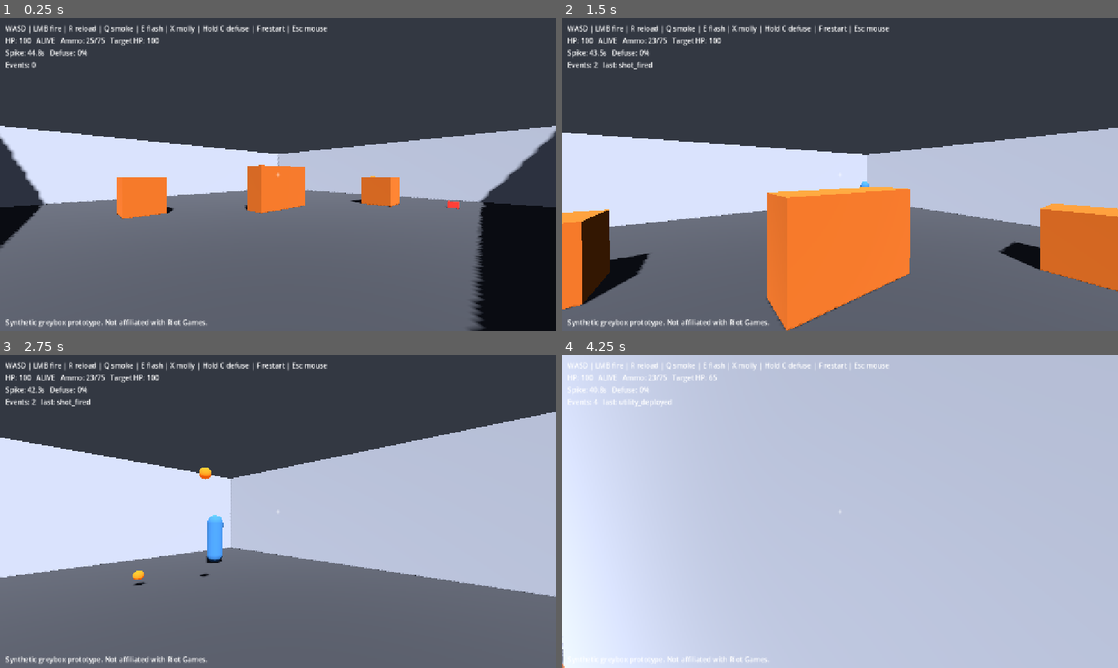
Above: before the commit, frames 1-4 (two rows, left to right).
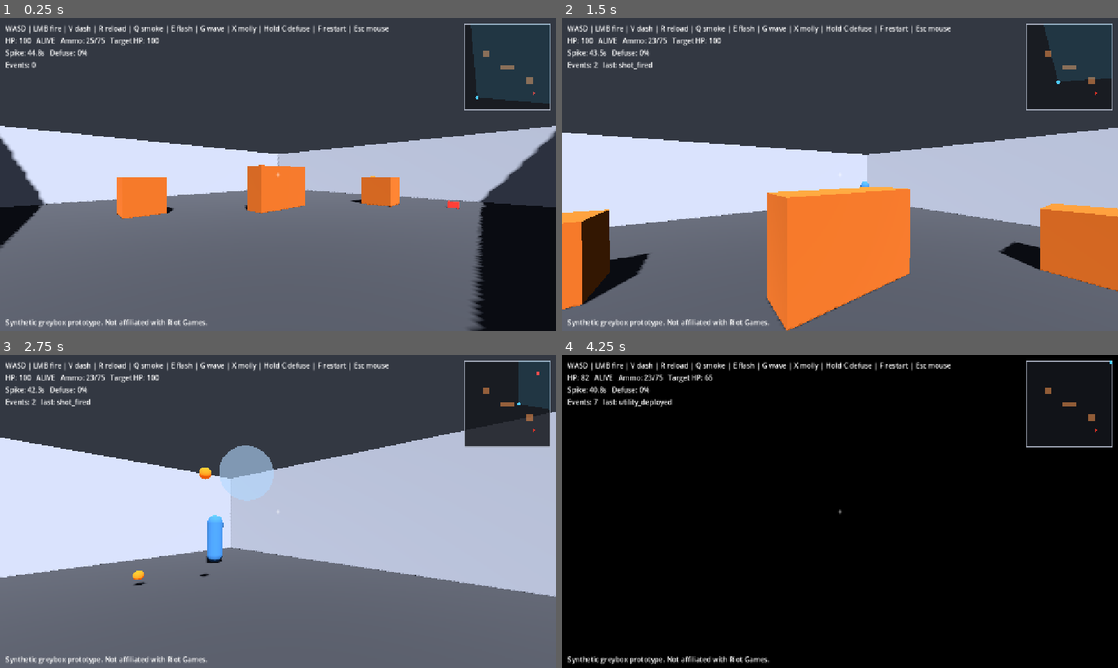
Above: after the commit, the same moments.

Repository: Wonho2007/callout-trainer
Game: Godot game, scene res://scenes/main.tscn
The game is run twice, just before and just after one commit, with the same random seed, the same clock (stepped at 60 frames per second) and the same inputs.
Inputs (mouse positions are in pixels of both pictures, inside the frame that each line leads up to):
- Up to frame 1 (0.25 s): no input
- Up to frame 2 (1.5 s): tap Enter at 0.5 s; move the mouse to (867, 174) at 0.52 s; hold C (defuse) 0.53-1.28 s; hold W (move_forward) from 0.53 s (still down); tap Space (jump) at 0.77, 1.07 s; click (867, 174) at 0.8 s; move the mouse to (812, 174) at 1.27 s; click (812, 174) at 1.35 s
- Up to frame 3 (2.75 s): keep holding W (move_forward); tap Space (jump) at 1.52, 1.82 s; tap X (throw_molly) at 1.55 s; move the mouse to (289, 505) at 2.02 s; hold X (throw_molly) from 2.03 s (still down); tap G (blind_wave, bound only after the commit) at 2.3 s
- Up to frame 4 (4.25 s): keep holding W (move_forward); move the mouse to (834, 517) at 2.77 s; release X (throw_molly) at 2.78 s; tap G (blind_wave, bound only after the commit) at 2.85 s; tap Space (jump) at 3.02, 3.32, 3.77, 3.8, 4.07 s; tap V (dash, bound only after the commit) at 3.05 s; move the mouse to (878, 514) at 3.52 s; hold V (dash, bound only after the commit) from 3.53 s (still down); tap R (reload) at 4.15 s

The runs differ from the first frame. In frame 1, 1.8% of the frame differs, in the area x 12-99%, y 1-30%; in frame 2, 3.1%; in frame 3, 5.0%; in frame 4, 100%, in the area x 0-100%, y 0-100%.

Commit message:
Add dash, blind wave, split blind overlays, and live minimap (Person 1)
- ActorBase.dash(): shared collision-respecting impulse dash (V key, cooldown);
  available to bots too.
- BlindWave: an original directional blind (generic blind primitive) that
  travels forward and blinds through walls, distinct from the thrown flash (G).
- Split blind feedback: flash = white overlay, blind wave = black overlay with
  an extra second of blackout, on separate timers.
- ui/minimap.gd: top-down HUD minimap (cover/walls/spike + player dot/view cone),
  showing enemies only when inside the FOV cone with clear line of sight (renders
  the player's own perception, not hidden positions).

Verified in Godot 4.4.1. These are past the first slice (trim candidates for the
demo). Values are documented placeholders. check_repo passes.

Diff:
--- a/actors/actor_base.gd
+++ b/actors/actor_base.gd
@@ -19,7 +19,16 @@
 @export var crouch_speed: float = 2.0
 @export var jump_velocity: float = 4.5
 
+## Dash: a short horizontal impulse burst. Respects collision (move_and_slide),
+## so an actor cannot dash through walls. Placeholders tuned by playtest.
+@export var dash_speed: float = 40.0
+@export var dash_time_s: float = 0.18
+@export var dash_cooldown_s: float = 2.5
+
 enum MoveMode { RUN, WALK, CROUCH }
+
+## Emitted when a dash starts (for the event bus / feedback). No hidden truth.
+signal dashed(direction: Vector3)
 
 var _gravity: float = ProjectSettings.get_setting("physics/3d/default_gravity", 9.8)
 
@@ -28,6 +37,11 @@
 var move_dir: Vector3 = Vector3.ZERO
 var move_mode: int = MoveMode.RUN
 var _want_jump: bool = false
+
+## Dash state.
+var _dash_dir: Vector3 = Vector3.ZERO
+var _dash_remaining: float = 0.0
+var _dash_cooldown_remaining: float = 0.0
 
 ## Optional health component child named "Health", if present.
 @onready var health: Health = get_node_or_null("Health")
@@ -55,8 +69,12 @@
 
 
 func _physics_process(delta: float) -> void:
+	if _dash_cooldown_remaining > 0.0:
+		_dash_cooldown_remaining = maxf(0.0, _dash_cooldown_remaining - delta)
+
 	# A dead combatant does not move, but still falls so it rests on the floor.
 	if not is_alive:
+		_dash_remaining = 0.0
 		_apply_gravity(delta)
 		velocity.x = 0.0
 		velocity.z = 0.0
@@ -64,6 +82,16 @@
 		return
 
 	_apply_gravity(delta)
+
+	# An active dash overrides normal horizontal movement with an impulse burst;
+	# move_and_slide still resolves collision, so you cannot dash through walls.
+	if _dash_remaining > 0.0:
+		_dash_remaining -= delta
+		velocity.x = _dash_dir.x * dash_speed
+		velocity.z = _dash_dir.z * dash_speed
+		move_and_slide()
+		return
+
 	if _want_jump and is_on_floor():
 		velocity.y = jump_velocity
 	_want_jump = false
@@ -106,6 +134,34 @@
 	_want_jump = true
 
 
+## Dash in a world-space horizontal direction (y ignored). Falls back to the
+## actor's current facing if the direction is ~zero. No-op while dead, already
+## dashing, or on cooldown. Shared by the player and bots.
+func dash(direction: Vector3) -> bool:
+	if not is_alive or _dash_remaining > 0.0 or _dash_cooldown_remaining > 0.0:
+		return false
+	var d := direction
+	d.y = 0.0
+	if d.length() < 0.001:
+		d = -global_transform.basis.z  # current facing
+		d.y = 0.0
+	_dash_dir = d.normalized()
+	_dash_remaining = dash_time_s
+	_dash_cooldown_remaining = dash_cooldown_s
+	dashed.emit(_dash_dir)
+	return true
+
+
+## True if a dash can be triggered right now (alive, not dashing, off cooldown).
+func can_dash() -> bool:
+	return is_alive and _dash_remaining <= 0.0 and _dash_cooldown_remaining <= 0.0
+
+
+## Remaining dash cooldown in seconds (0 = ready). For HUD/feedback.
+func dash_cooldown_left() -> float:
+	return _dash_cooldown_remaining
+
+
 ## Move toward a world-space point. Returns the distance remaining. Callers
 ## (e.g. a bot following a navmesh path) step through path points themselves;
 ## this only turns a target point into a move direction for this tick.
--- a/project.godot
+++ b/project.godot
@@ -99,6 +99,16 @@
 "events": [Object(InputEventKey,"resource_local_to_scene":false,"resource_name":"","device":-1,"window_id":0,"alt_press …(190 unchanged characters)…
 ]
 }
+dash={
+"deadzone": 0.5,
+"events": [Object(InputEventKey,"resource_local_to_scene":false,"resource_name":"","device":-1,"window_id":0,"alt_pressed":false,"shift_pressed":false,"ctrl_pressed":false,"meta_pressed":false,"pressed":false,"keycode":0,"physical_keycode":86,"key_label":0,"unicode":0,"location":0,"echo":false,"script":null)
+]
+}
+blind_wave={
+"deadzone": 0.5,
+"events": [Object(InputEventKey,"resource_local_to_scene":false,"resource_name":"","device":-1,"window_id":0,"alt_pressed":false,"shift_pressed":false,"ctrl_pressed":false,"meta_pressed":false,"pressed":false,"keycode":0,"physical_keycode":71,"key_label":0,"unicode":0,"location":0,"echo":false,"script":null)
+]
+}
 
 [layer_names]
 
--- a/scenes/main.gd
+++ b/scenes/main.gd
@@ -85,6 +85,7 @@
 	# Give the player references it needs for utility (shared mechanics side).
 	_player.utility = utility
 	_player.flash_overlay = get_node_or_null("HUD/FlashOverlay")
+	_player.blind_overlay = get_node_or_null("HUD/BlindOverlay")
 	_player.smoke_overlay = get_node_or_null("HUD/SmokeOverlay")
 	# Privileged event records for Person 3's grader (not a policy input path).
 	_player.health.damaged.connect(func(amount, remaining):
@@ -114,6 +115,20 @@
 		_target.teleport_to(spawn)
 	else:
 		_target.global_position = Vector3(7, 1, -7)
+	_wire_minimap()
+
+
+func _wire_minimap() -> void:
+	var mm := get_node_or_null("HUD/Minimap")
+	if mm == null:
+		return
+	mm.builder = builder
+	mm.player = _player
+	var foes: Array = []
+	if _target:
+		foes.append(_target)
+	mm.enemies = foes
+	mm.refresh()
 
 
 func _spawn_spike() -> void:
@@ -169,7 +184,7 @@
 func _update_hud() -> void:
 	var hud := get_node_or_null("HUD/Hints")
 	if hud:
-		hud.text = "WASD | LMB fire | R reload | Q smoke | E flash | X molly | Hold C defuse | F restart | Esc mouse"
+		hud.text = "WASD | LMB fire | V dash | R reload | Q smoke | E flash | G wave | X molly | Hold C defuse | F restart | Esc mouse"
 
 
 func _update_status() -> void:
--- a/scenes/main.tscn
+++ b/scenes/main.tscn
@@ -1,8 +1,9 @@
-[gd_scene load_steps=4 format=3 uid="uid://cm4in00000001"]
+[gd_scene load_steps=5 format=3 uid="uid://cm4in00000001"]
 
 [ext_resource type="Script" uid="uid://dfec0kcp4d87e" path="res://scenes/main.gd" id="1"]
 [ext_resource type="Script" uid="uid://cwwxwe76bs0qx" path="res://world/sandbox_builder.gd" id="2"]
 [ext_resource type="Script" uid="uid://ogm6vrlqe11l" path="res://utility/utility_system.gd" id="3"]
+[ext_resource type="Script" uid="uid://c21bk8knme58h" path="res://ui/minimap.gd" id="4"]
 
 [node name="Main" type="Node3D"]
 script = ExtResource("1")
@@ -22,6 +23,13 @@
 mouse_filter = 2
 color = Color(1, 1, 1, 0)
 
+[node name="BlindOverlay" type="ColorRect" parent="HUD"]
+anchors_preset = 15
+anchor_right = 1.0
+anchor_bottom = 1.0
+mouse_filter = 2
+color = Color(0, 0, 0, 0)
+
 [node name="SmokeOverlay" type="ColorRect" parent="HUD"]
 anchors_preset = 15
 anchor_right = 1.0
@@ -34,7 +42,7 @@
 offset_top = 12.0
 offset_right = 900.0
 offset_bottom = 40.0
-text = "WASD | LMB fire | R reload | Q smoke | E flash | X molly | Hold C defuse | F restart | Esc mouse"
+text = "WASD | LMB fire | V dash | R reload | Q smoke | E flash | G wave | X molly | Hold C defuse | F restart | Esc mouse"
 
 [node name="Round" type="Label" parent="HUD"]
 offset_left = 12.0
@@ -80,3 +88,16 @@
 offset_right = 600.0
 offset_bottom = -12.0
 text = "Synthetic greybox prototype. Not affiliated with Riot Games."
+
+[node name="Minimap" type="Control" parent="HUD"]
+clip_contents = true
+layout_mode = 3
+anchors_preset = 1
+anchor_left = 1.0
+anchor_right = 1.0
+offset_left = -212.0
+offset_top = 12.0
+offset_right = -12.0
+offset_bottom = 212.0
+grow_horizontal = 0
+script = ExtResource("4")
--- a/scenes/player/player.gd
+++ b/scenes/player/player.gd
@@ -19,11 +19,13 @@
 ## Injected by main: the shared utility system and the HUD overlays.
 var utility: UtilitySystem
 var flash_overlay: ColorRect
+var blind_overlay: ColorRect
 var smoke_overlay: ColorRect
 
 var _pitch: float = 0.0
 var _mouse_captured: bool = false
 var _flash_blind_remaining: float = 0.0
+var _wave_blind_remaining: float = 0.0
 
 
 func _ready() -> void:
@@ -43,6 +45,11 @@
 		camera.rotation.x = _pitch
 	if event.is_action_pressed("toggle_mouse"):
 		_capture_mouse(not _mouse_captured)
+	# Dash (V): in the current move-input direction, else straight ahead.
+	if event.is_action_pressed("dash") and is_alive and _mouse_captured:
+		var input_dir := Input.get_vector("move_left", "move_right", "move_forward", "move_back")
+		var world_dir := transform.basis * Vector3(input_dir.x, 0, input_dir.y)
+		dash(world_dir)
 	# Reload (F). Only when alive and mouse captured (not in a menu).
 	if event.is_action_pressed("reload") and is_alive and _mouse_captured:
 		weapon.reload()
@@ -60,6 +67,12 @@
 			var from := camera.global_position - camera.global_transform.basis.z * 0.5
 			var toss := -camera.global_transform.basis.z * 10.0 + Vector3.UP * 3.5
 			utility.throw_molly(from, toss)
+		elif event.is_action_pressed("blind_wave"):
+			var from := camera.global_position - camera.global_transform.basis.z * 0.5
+			var dir := -camera.global_transform.basis.z
+			var w := utility.throw_blind_wave(from, dir)
+			if w:
+				w.detonated.connect(_on_wave_detonated)
 
 
 ## Where the player is aiming lands on the first world surface, else a point
@@ -90,6 +103,20 @@
 			_flash_blind_remaining = dur
 
 
+func _on_wave_detonated(_source_position: Vector3) -> void:
+	# The blind wave goes through walls: pass has_los = true so LOS geometry is
+	# ignored. It still only blinds if the player is within radius and facing it.
+	# The wave darkens the screen (black) and lingers ~1s longer than the flash.
+	var eye := camera.global_position
+	var forward := -camera.global_transform.basis.z
+	for wave in utility.active_blind_waves():
+		var dur: float = wave.blind_duration_for(eye, forward, true)
+		if dur > 0.0:
+			var total := dur + 1.0  # extra second of blackout
+			if total > _wave_blind_remaining:
+				_wave_blind_remaining = total
+
+
 ## Clear line of sight between two points: not blocked by world geometry or by
 ## any active smoke (the shared occlusion rule).
 func _has_clear_los(a: Vector3, b: Vector3) -> bool:
@@ -117,13 +144,17 @@
 
 
 func _process(delta: float) -> void:
-	# Fade the first-person flash whiteout.
+	# Fade the white flash overlay (E flash).
 	if _flash_blind_remaining > 0.0:
 		_flash_blind_remaining = maxf(0.0, _flash_blind_remaining - delta)
 	if flash_overlay:
-		# Alpha tracks remaining blind time (1.0 when fully blinded).
-		var a := clampf(_flash_blind_remaining, 0.0, 1.0)
-		flash_overlay.color.a = a
+		flash_overlay.color.a = clampf(_flash_blind_remaining, 0.0, 1.0)
+
+	# Fade the black blind overlay (G blind wave).
+	if _wave_blind_remaining > 0.0:
+		_wave_blind_remaining = maxf(0.0, _wave_blind_remaining - delta)
+	if blind_overlay:
+		blind_overlay.color.a = clampf(_wave_blind_remaining, 0.0, 1.0)
 
 	# In-smoke camera fog: fade in when the camera is inside a smoke volume.
 	if smoke_overlay and utility:
--- /dev/null
+++ b/ui/minimap.gd
@@ -0,0 +1,157 @@
+extends Control
+class_name Minimap
+## Top-down minimap HUD (Person 1).
+##
+## Draws the static map overlay (walls/cover/regions/spike) from the builder's
+## get_map_overlay(), the player as a dot with a facing view-cone wedge, and any
+## enemy currently INSIDE the player's view cone with clear line of sight.
+##
+## Fairness: this renders only what the player can actually see. An enemy outside
+## the cone, out of range, or behind a wall is not drawn — the minimap shows the
+## player's own perception, not hidden positions. It is a player HUD aid, not a
+## bot-policy input.
+
+## World-to-minimap scale is computed from the map bounds to fit the panel.
+@export var fov_degrees: float = 100.0
+@export var view_range_m: float = 40.0
+
+var builder: Node          # SandboxBuilder (has get_map_overlay)
+var player: Node3D         # the player actor
+var enemies: Array = []    # enemy ActorBase nodes to test against the cone
+
+var _overlay: Dictionary = {}
+var _world_min := Vector2(-10, -10)
+var _world_max := Vector2(10, 10)
+
+
+func _ready() -> void:
+	pass  # Overlay is refreshed by the owner (main) once builder/player are set.
+
+
+## Called by the owner after builder/player are assigned.
+func refresh() -> void:
+	_refresh_overlay()
+
+
+func _refresh_overlay() -> void:
+	if builder and builder.has_method("get_map_overlay"):
+		_overlay = builder.get_map_overlay()
+		var bmin = _overlay.get("bounds", {}).get("min", [-10, 0, -10])
+		var bmax = _overlay.get("bounds", {}).get("max", [10, 4, 10])
+		_world_min = Vector2(float(bmin[0]), float(bmin[2]))
+		_world_max = Vector2(float(bmax[0]), float(bmax[2]))
+	queue_redraw()
+
+
+func _process(_delta: float) -> void:
+	queue_redraw()
+
+
+## Map a world XZ point to a pixel inside this control's rect.
+func _to_map(wx: float, wz: float) -> Vector2:
+	var sz := size
+	var span := _world_max - _world_min
+	if span.x <= 0.001 or span.y <= 0.001:
+		return Vector2.ZERO
+	var u := (wx - _world_min.x) / span.x
+	var v := (wz - _world_min.y) / span.y
+	return Vector2(u * sz.x, v * sz.y)
+
+
+func _draw() -> void:
+	# Background panel.
+	draw_rect(Rect2(Vector2.ZERO, size), Color(0.08, 0.09, 0.11, 0.85))
+
+	if _overlay.is_empty():
+		return
+
+	# Cover, then walls (callout regions are not drawn on the live minimap).
+	for c in _overlay.get("cover", []):
+		_draw_world_rect(c, Color(0.9, 0.55, 0.3, 0.6))
+	for w in _overlay.get("walls", []):
+		_draw_world_rect(w, Color(0.75, 0.78, 0.85, 0.8))
+
+	# Spike.
+	var spike = _overlay.get("spike", null)
+	if spike != null:
+		draw_circle(_to_map(float(spike["x"]), float(spike["z"])), 3.0, Color(0.9, 0.2, 0.15))
+
+	if player == null:
+		return
+
+	var ppos := player.global_position
+	var pp := _to_map(ppos.x, ppos.z)
+	var forward := -player.global_transform.basis.z
+	var yaw := atan2(forward.x, forward.z)  # world heading on XZ
+
+	# View-cone wedge.
+	_draw_view_cone(pp, yaw)
+
+	# Player dot.
+	draw_circle(pp, 4.0, Color(0.3, 0.8, 1.0))
+
+	# Enemies the player can actually see (in cone + line of sight).
+	for e in enemies:
+		if e == null or not is_instance_valid(e):
+			continue
+		if _player_can_see(ppos, forward, e.global_position):
+			draw_circle(_to_map(e.global_position.x, e.global_position.z), 4.0,
+				Color(1.0, 0.3, 0.3))
+
+
+func _draw_world_rect(rect: Dictionary, color: Color) -> void:
+	var cx := float(rect.get("x", 0.0))
+	var cz := float(rect.get("z", 0.0))
+	var w := float(rect.get("w", 1.0))
+	var d := float(rect.get("d", 1.0))
+	var top_left := _to_map(cx - w * 0.5, cz - d * 0.5)
+	var bot_right := _to_map(cx + w * 0.5, cz + d * 0.5)
+	draw_rect(Rect2(top_left, bot_right - top_left), color)
+
+
+func _draw_view_cone(origin: Vector2, yaw: float) -> void:
+	var half := deg_to_rad(fov_degrees * 0.5)
+	# Cone length in pixels, scaled from view_range in world units.
+	var span := _world_max - _world_min
+	var px_per_m := size.x / maxf(0.001, span.x)
+	var length := view_range_m * px_per_m
+	# On the minimap, +x is world x and +y is world z. yaw = atan2(fx, fz).
+	var dir := Vector2(sin(yaw), cos(yaw))
+	var left := dir.rotated(-half)
+	var right := dir.rotated(half)
+	var pts := PackedVector2Array([
+		origin,
+		origin + left * length,
+		origin + right * length,
+	])
+	draw_colored_polygon(pts, Color(0.3, 0.8, 1.0, 0.15))
+
+
+## True if `target` is within the player's FOV cone, in range, and has clear
+## line of sight (not through world geometry). Mirrors the player's perception.
+func _player_can_see(eye: Vector3, forward: Vector3, target: Vector3) -> bool:
+	# Compare on the horizontal plane for FOV/range (ignore height difference).
+	var flat_to := Vector3(target.x - eye.x, 0.0, target.z - eye.z)
+	var dist := flat_to.length()
+	if dist > view_range_m or dist < 0.001:
+		return false
+	var dir := flat_to / dist
+	var fwd := forward
+	fwd.y = 0.0
+	fwd = fwd.normalized()
+	# Within the FOV half-angle?
+	if fwd.dot(dir) < cos(deg_to_rad(fov_degrees * 0.5)):
+		return false
+	# Line of sight at realistic heights: from the player's eye to the target's
+	# torso, so cover at chest height actually blocks the sightline.
+	if player == null:
+		return false
+	var eye_pos := eye + Vector3(0, 1.6, 0)
+	var torso := Vector3(target.x, target.y + 1.0, target.z)
+	var space := player.get_world_3d().direct_space_state
+	var query := PhysicsRayQueryParameters3D.create(eye_pos, torso)
+	query.collision_mask = 1 << 0  # world geometry only
+	if player is CollisionObject3D:
+		query.exclude = [player.get_rid()]
+	var hit := space.intersect_ray(query)
+	return hit.is_empty()
--- a/utility/abilities.json
+++ b/utility/abilities.json
@@ -19,6 +19,16 @@
       "range_m": 20.0
     },
     {
+      "id": "blind_wave",
+      "primitive": "blind",
+      "wave_speed": 14.0,
+      "travel_m": 18.0,
+      "max_blind_s": 1.6,
+      "min_blind_s": 0.4,
+      "radius_m": 6.0,
+      "through_walls": true
+    },
+    {
       "id": "molly",
       "primitive": "area_damage",
       "radius": 2.5,
--- /dev/null
+++ b/utility/blind_wave.gd
@@ -0,0 +1,112 @@
+extends Node3D
+class_name BlindWave
+## Blind wave — a directional blind that travels forward and passes through
+## walls (Person 1, shared mechanics).
+##
+## Built from the generic `blind` primitive. Unlike the thrown flash, this is a
+## wave sent in a straight line from the caster; when it reaches its travel
+## distance it detonates and blinds actors facing toward it, and its blind check
+## IGNORES line-of-sight geometry (it goes through walls). It still requires the
+## viewer to be facing roughly toward the wave, so it is directional, not
+## omniscient. This is an original ability, not a replica of any agent kit.
+##
+## Fairness: like the flash, this node only computes a per-viewer blind amount
+## from geometry/facing; it does not reach into bot policy. Person 2 applies it
+## to bots; Person 1 applies it to the player. Values are documented placeholders.
+
+signal detonated(source_position: Vector3)
+signal expired
+
+var wave_speed: float = 14.0
+var travel_m: float = 18.0
+var max_blind_s: float = 1.6
+var min_blind_s: float = 0.4
+var radius_m: float = 6.0
+var through_walls: bool = true
+
+var is_active: bool = false
+var _dir: Vector3 = Vector3.FORWARD
+var _travelled: float = 0.0
+var _mesh: MeshInstance3D
+
+
+func setup(ability: Dictionary) -> void:
+	wave_speed = float(ability.get("wave_speed", wave_speed))
+	travel_m = float(ability.get("travel_m", travel_m))
+	max_blind_s = float(ability.get("max_blind_s", max_blind_s))
+	min_blind_s = float(ability.get("min_blind_s", min_blind_s))
+	radius_m = float(ability.get("radius_m", radius_m))
+	through_walls = bool(ability.get("through_walls", through_walls))
+
+
+## Launch the wave from `from` travelling along horizontal `direction`.
+func launch(from: Vector3, direction: Vector3) -> void:
+	global_position = from
+	var d := direction
+	d.y = 0.0
+	if d.length() < 0.001:
+		d = Vector3.FORWARD
+	_dir = d.normalized()
+
+
+func _ready() -> void:
+	_build_visual()
+
+
+func _build_visual() -> void:
+	# A translucent disc that reads as the travelling wavefront.
+	_mesh = MeshInstance3D.new()
+	var mesh := SphereMesh.new()
+	mesh.radius = 0.6
+	mesh.height = 1.2
+	_mesh.mesh = mesh
+	var mat := StandardMaterial3D.new()
+	mat.albedo_color = Color(0.7, 0.85, 1.0, 0.6)
+	mat.emission_enabled = true
+	mat.emission = Color(0.6, 0.8, 1.0)
+	mat.transparency = BaseMaterial3D.TRANSPARENCY_ALPHA
+	mat.shading_mode = BaseMaterial3D.SHADING_MODE_UNSHADED
+	_mesh.material_override = mat
+	_mesh.cast_shadow = GeometryInstance3D.SHADOW_CASTING_SETTING_OFF
+	add_child(_mesh)
+
+
+func _physics_process(delta: float) -> void:
+	var step := wave_speed * delta
+	global_position += _dir * step
+	_travelled += step
+	if _travelled >= travel_m:
+		_detonate()
+
+
+func _detonate() -> void:
+	is_active = true
+	set_physics_process(false)
+	if _mesh:
+		_mesh.visible = false
+	detonated.emit(global_position)
+	# Hold briefly so viewers can sample the blind, then expire.
+	await get_tree().create_timer(0.1).timeout
+	is_active = false
+	expired.emit()
+	queue_free()
+
+
+## Blind duration for a viewer. Blinds if the viewer is within radius and facing
+## toward the wave's detonation point. If `through_walls` is true, geometry
+## occlusion is ignored (that is this ability's defining trait); otherwise the
+## caller's `has_los` is honoured like the flash.
+func blind_duration_for(viewer_pos: Vector3, viewer_forward: Vector3, has_los: bool) -> float:
+	if not through_walls and not has_los:
+		return 0.0
+	var to_source := global_position - viewer_pos
+	var dist := to_source.length()
+	if dist > radius_m or dist < 0.001:
+		return 0.0
+	var dir := to_source / dist
+	var facing := viewer_forward.normalized().dot(dir)
+	if facing <= 0.0:
+		return 0.0
+	var range_factor := 1.0 - (dist / radius_m)
+	var strength := facing * range_factor
+	return lerpf(min_blind_s, max_blind_s, clampf(strength, 0.0, 1.0))
--- a/utility/utility_system.gd
+++ b/utility/utility_system.gd
@@ -10,6 +10,7 @@
 const SmokeScript := preload("res://utility/smoke.gd")
 const FlashScript := preload("res://utility/flash.gd")
 const MollyScript := preload("res://utility/molly.gd")
+const BlindWaveScript := preload("res://utility/blind_wave.gd")
 
 ## Emitted when utility is deployed, for the privileged recorder/grader (not a
 ## policy input). Carries the ability id, thrower id and world position.
@@ -21,6 +22,7 @@
 var _smokes: Array[Smoke] = []
 var _flashes: Array[Flash] = []
 var _mollies: Array[Molly] = []
+var _blind_waves: Array[BlindWave] = []
 
 
 func _ready() -> void:
@@ -108,6 +110,26 @@
 	return molly
 
 
+## Launch a blind wave from `from` travelling along horizontal `direction`.
+## Returns the BlindWave, or null if undefined.
+func throw_blind_wave(from: Vector3, direction: Vector3) -> BlindWave:
+	if not _defs.has("blind_wave"):
+		return null
+	var wave: BlindWave = BlindWaveScript.new()
+	wave.setup(_defs["blind_wave"])
+	add_child(wave)
+	wave.launch(from, direction)
+	_blind_waves.append(wave)
+	wave.expired.connect(func(): _blind_waves.erase(wave))
+	wave.detonated.connect(func(pos): deployed.emit("blind_wave", "player", pos))
+	return wave
+
+
+## Live blind waves, for the player/perception to query on detonation.
+func active_blind_waves() -> Array[BlindWave]:
+	return _blind_waves
+
+
 ## True if any active smoke blocks the straight segment a -> b. Perception and
 ## the weapon call this to add smoke occlusion on top of world geometry.
 func segment_blocked_by_smoke(a: Vector3, b: Vector3) -> bool:
Not shown, added: ui/minimap.gd.uid
Not shown, added: utility/blind_wave.gd.uid
Not shown, changed: docs/HANDOFFS.md
